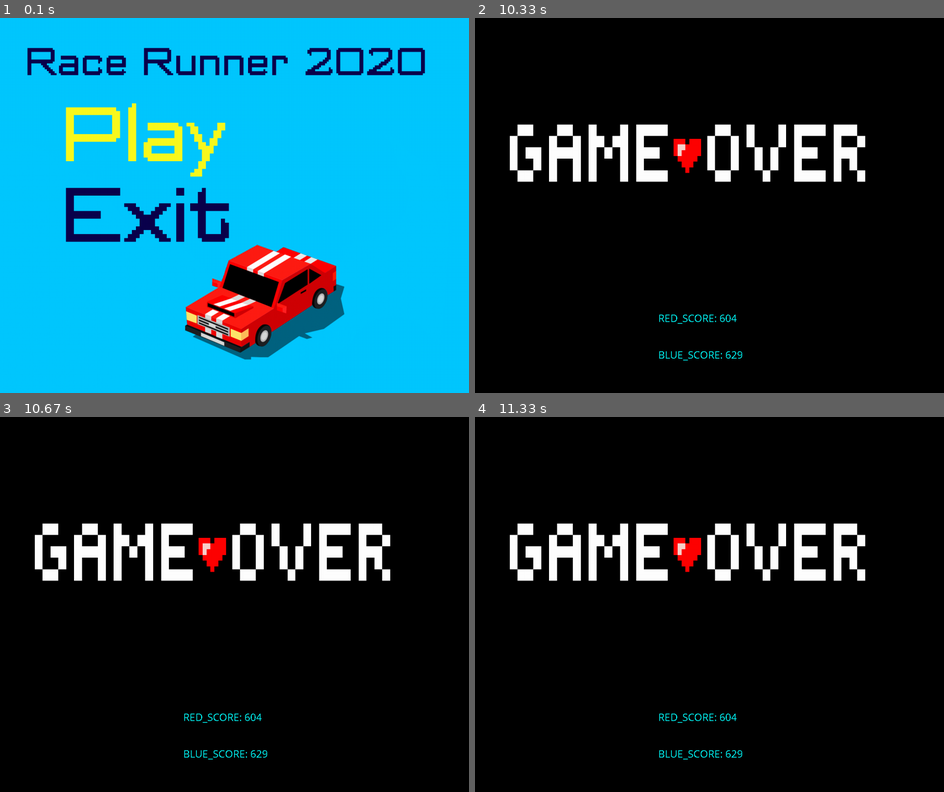
Above: before the commit, frames 1-4 (two rows, left to right).
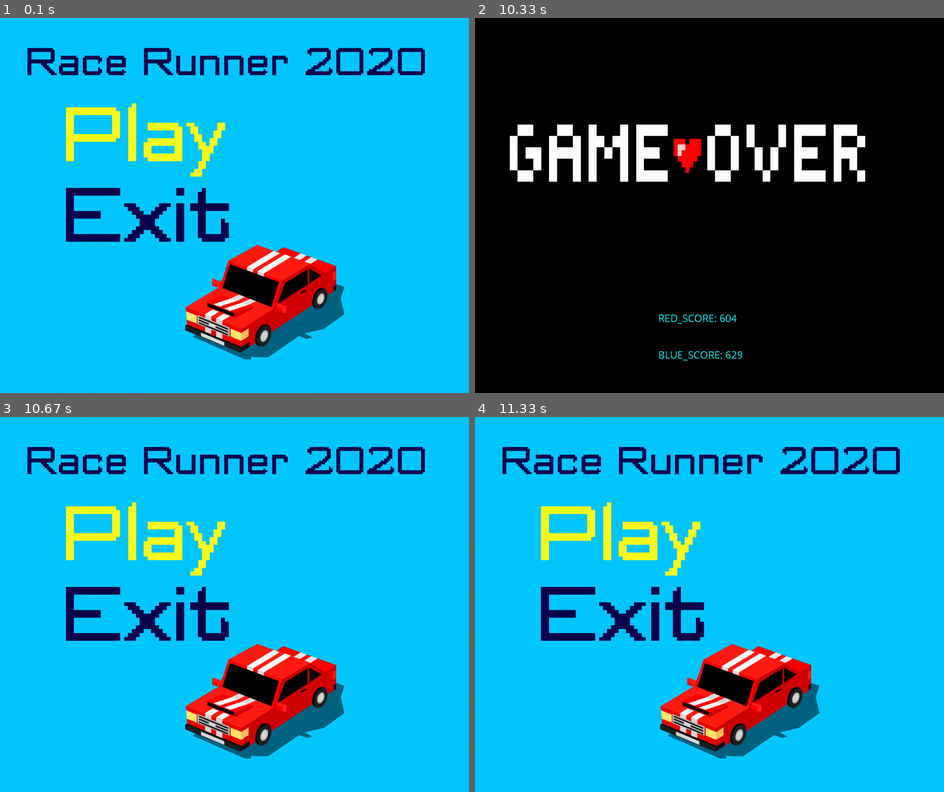
Above: after the commit, the same moments.

Repository: arturabgaryan/Gonochki
Game: pygame game, started from GameHack/Pygame.py
The game is run twice, just before and just after one commit, with the same random seed, the same clock (stepped at 60 frames per second) and the same inputs.
Inputs:
- Up to frame 1 (0.1 s): no input
- Up to frame 2 (10.33 s): tap one key every 0.33 s from 0.33 s: 1 A D W; hold Down 1.67-2.13 s; hold Left 2.17-2.63 s; hold Up 2.67-3.03 s; hold Right 3.07-3.7 s; hold Left 4.13-4.6 s; hold Right 4.63-5.1 s; hold D 4.63-5.1 s; hold Up 5.13-5.43 s; hold W 5.13-5.43 s; hold Right 5.47-5.93 s; hold D 5.47-5.93 s
- Up to frame 3 (10.67 s): no input
- Up to frame 4 (11.33 s): no input

Frames 1-2 are identical in both runs. In frame 3, 99% of the frame differs, in the area x 0-100%, y 0-100%; in frame 4, 99%.

Commit message:
Уменьшена задержка

Diff:
--- a/GameHack/Pygame.py
+++ b/GameHack/Pygame.py
@@ -380,7 +380,7 @@
                 screen.blit(score, (500, 800))
 
             pygame.display.update()
-            time.sleep(10)
+            time.sleep(5)
             break
             # pygame.quit()
         else:
